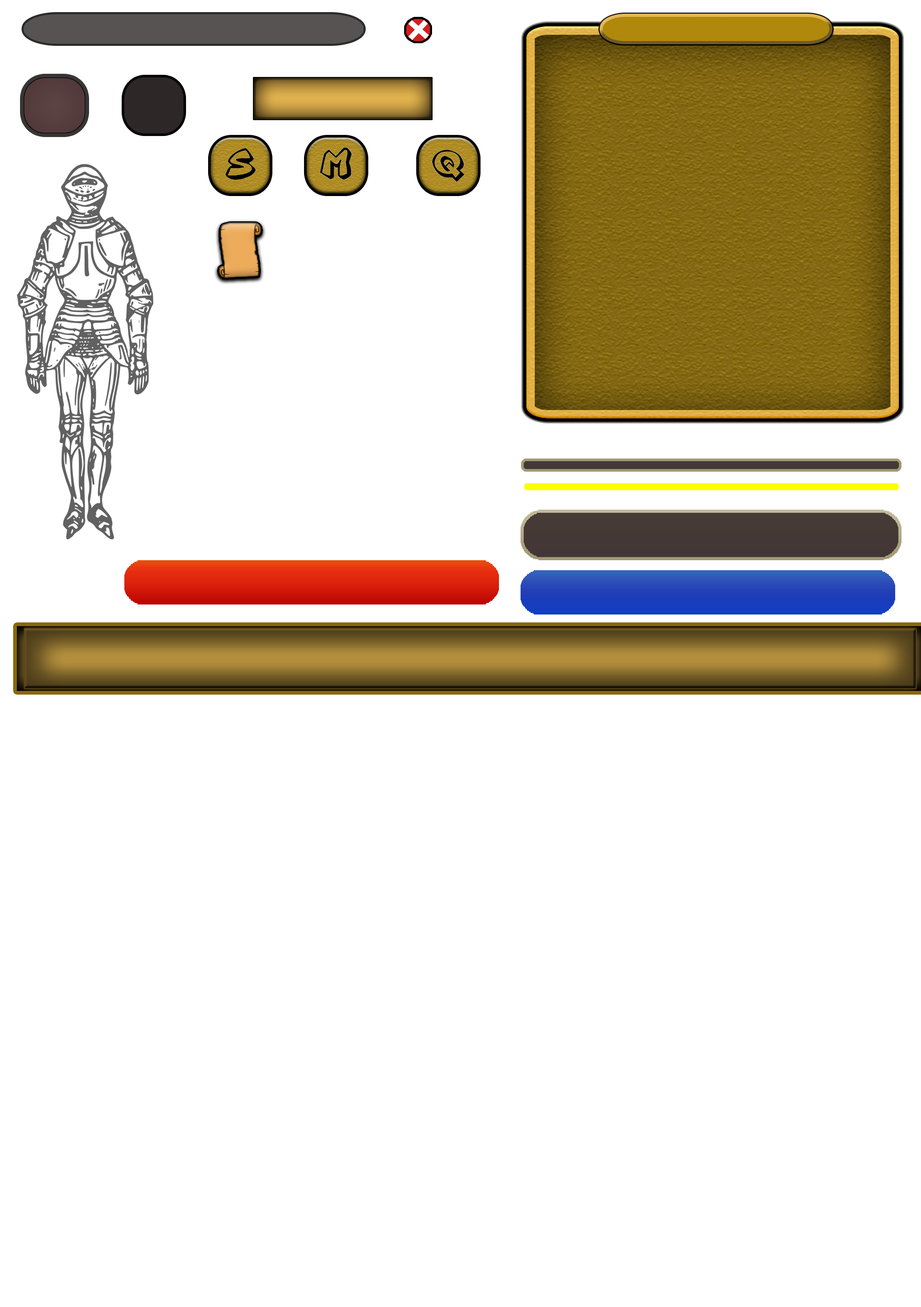
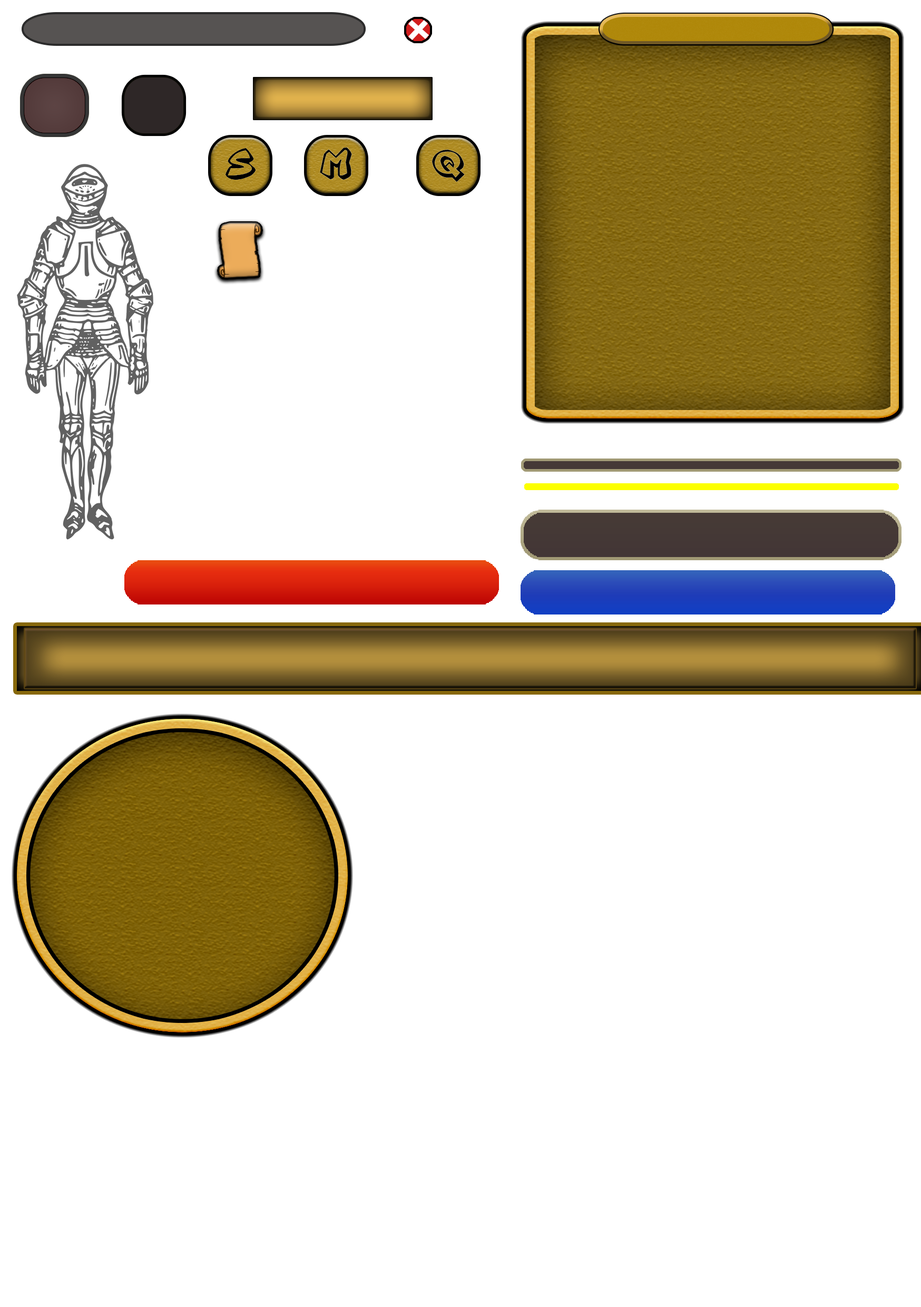
Before/after of a w=921, h=1307 layered artwork. What changed in the layer stack:
added layer "Elipsa 1" above "HealthBar kopia 8" over (x1=16, y1=718, x2=348, y2=1033)
